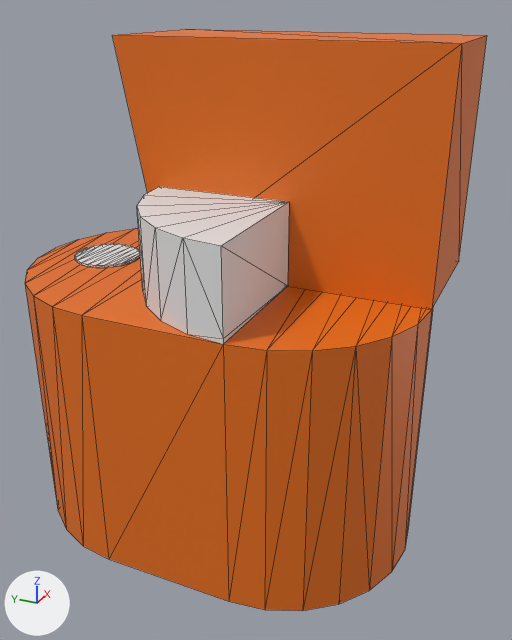
Renders of the glTF model public/assets/models/environment/base.glb from each side of a commit.
Both versions are drawn from a 50 mm camera at (-215.0, -159.0, 91.0) aimed at (2.0, -62.0, -17.0). Every picture has the same lights, and +X, +Y and +Z are marked at lower left. The first picture is the older version. Mesh edges are drawn as thin lines. Where no turn or scale is listed for an object, it has been applied to the vertices.

In view in the first picture: '崖1', '崖2', '施設', '遠景射撃場'.
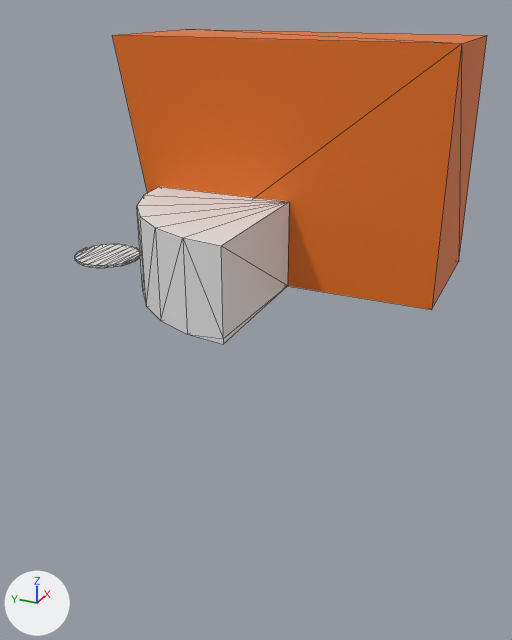
Location of each change, [x1, y1, x2, y2] in pixels of the pictures (512 x 640 px):
'崖1', deleted (orange): before [25, 228, 433, 611]

Patch to the scene script:
```diff
--- a/public/assets/models/environment/base.glb.py
+++ b/public/assets/models/environment/base.glb.py
@@ ob_崖1 @@
-ob_崖1 = bpy.data.objects.new('崖1', me_崖1)
-ob_崖1.location = (0.0, -50.0, -51.0)
```
